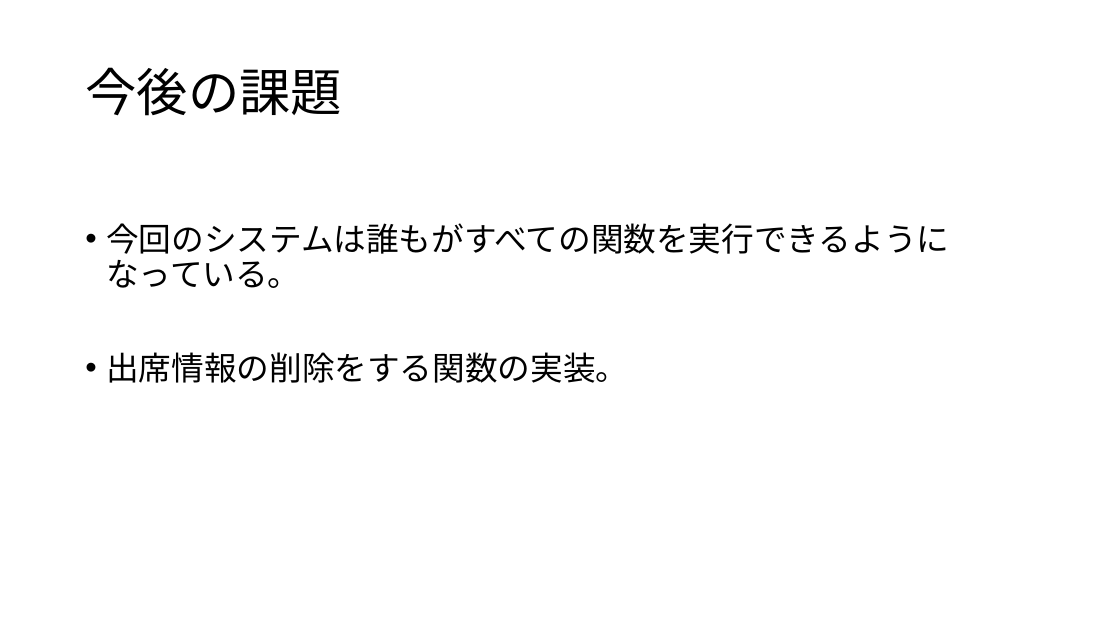
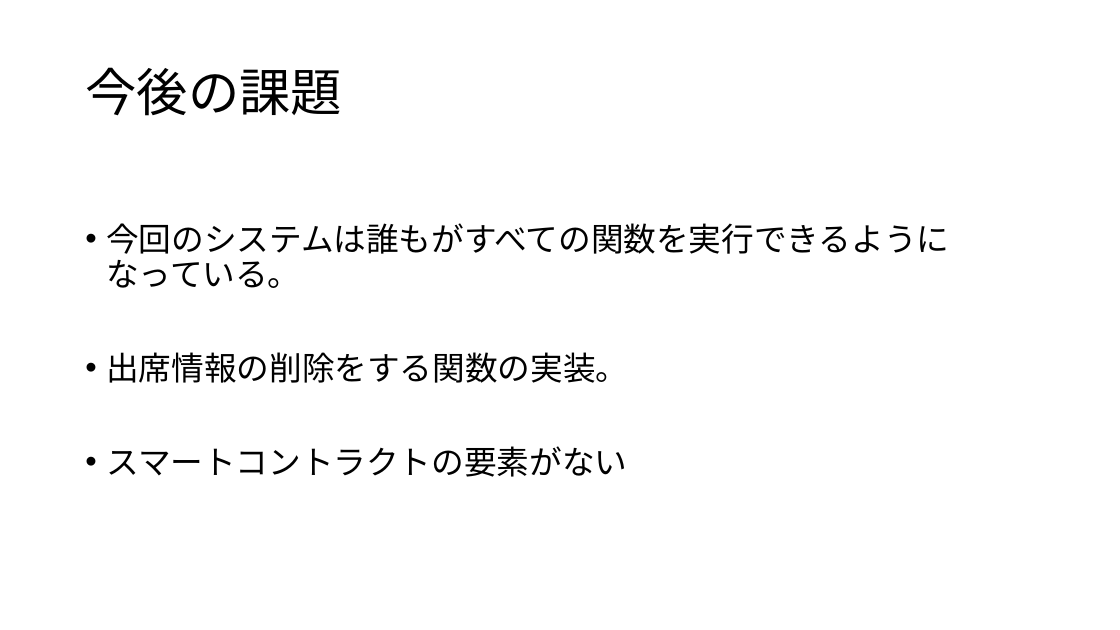
Before and after one commit to HYuta730/study, a slide deck: slide 17 of 発表資料_218K6078_檜山祐太.pptx. Drawn at 1120x630 pixels with LibreOffice and Linux fonts; fonts in the diff are those of the drawing. Boxes give left, top, right and bottom in pixels: in the first picture for what was removed or moved away, otherwise in the second. Text is boxed around its words. In the diff, an @@ line names an element or a change of style, - is before the commit and + after.

```diff
--- a/発表資料_218K6078_檜山祐太.pptx
+++ b/発表資料_218K6078_檜山祐太.pptx
@@ text at (x1=106, y1=446, x2=627, y2=477): paragraph added @@
+• スマートコントラクトの要素がない
```
Also in this commit, not shown: 8 other slides changed.
